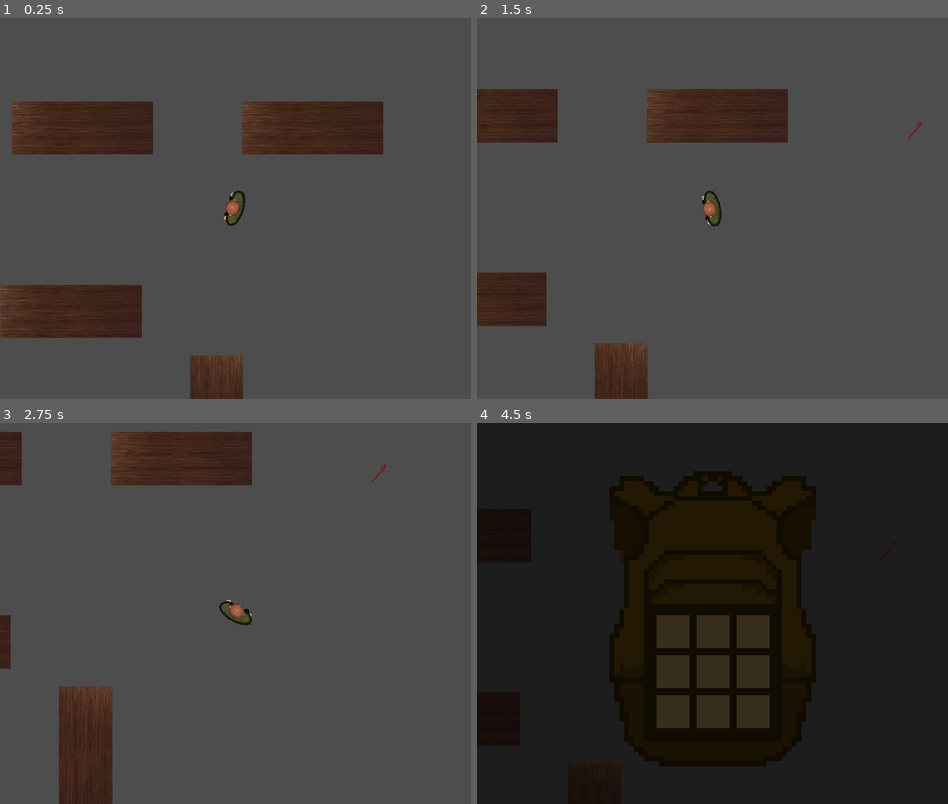
Above: before the commit, frames 1-4 (two rows, left to right).
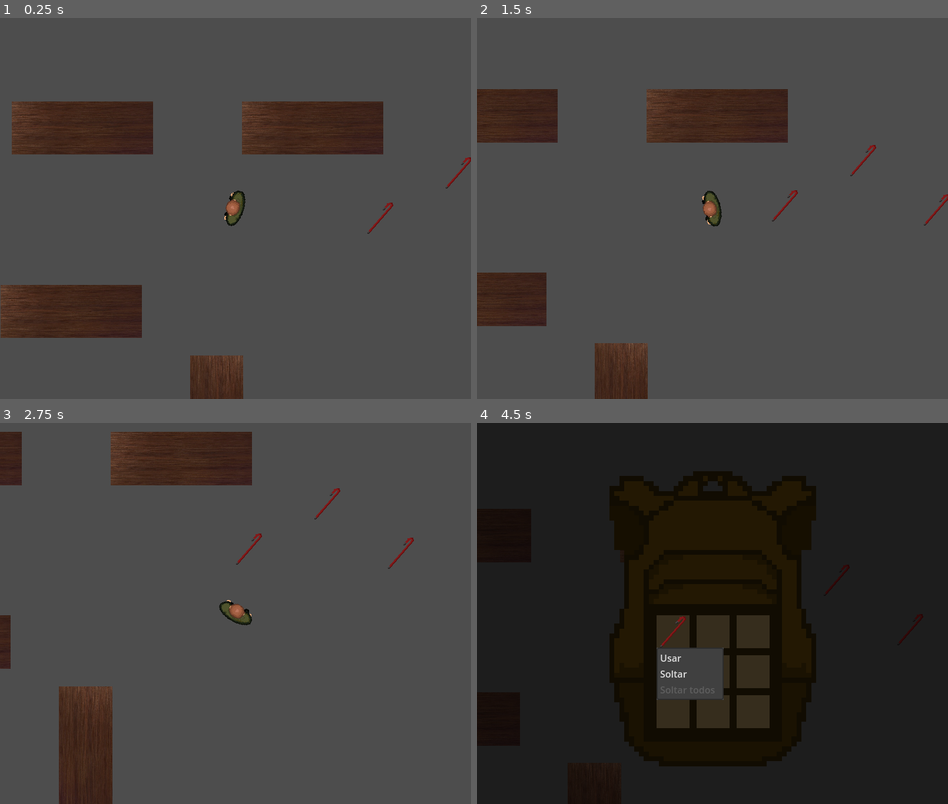
Above: after the commit, the same moments.

Repository: jmsanchezdiaz/boss-ipv-2024-e3.14cos
Game: Godot game, scene res://main.tscn
Two runs of this game, one before a commit and one after it. Both use one fixed random seed, a clock stepped at 60 frames per second and the inputs below.
Inputs (mouse positions are in pixels of both pictures, inside the frame that each line leads up to):
- Up to frame 1 (0.25 s): no input
- Up to frame 2 (1.5 s): move the mouse to (816, 189) at 0.52 s; hold D (move_right) 0.53-1.28 s; tap E (collect) at 0.6 s; move the mouse to (618, 227) at 1.27 s; hold S (move_down) from 1.28 s (still down); click (618, 227) at 1.35 s
- Up to frame 3 (2.75 s): tap E (collect) at 1.55, 2.1 s; move the mouse to (282, 529) at 2.02 s; release S (move_down) at 2.03 s; hold D (move_right) from 2.03 s (still down)
- Up to frame 4 (4.5 s): move the mouse to (688, 689) at 2.77 s; release D (move_right) at 2.78 s; hold W (move_up) 2.78-3.53 s; tap Shift (run) at 2.85 s; tap E (collect) at 3.05, 3.6 s; move the mouse to (853, 670) at 3.52 s; hold A (move_left) 3.53-4.25 s; tap I (inventory) at 4.15 s; click (674, 632) at 4.27 s

The runs differ from the first frame. In frame 1, 0.1% of the frame differs, in the area x 78-100%, y 36-57%; in frame 2, 0.2%; in frame 3, 0.2%; in frame 4, 1.9%, in the area x 38-53%, y 50-73%.
Error before the commit: Invalid call. Nonexistent function 'collect' in base 'Nil'. (res://entities/world/collectable_object.gd:15)

Commit message:
add whole functionality of inventory

Diff:
--- /dev/null
+++ b/entities/Player/inventory/inventory.gd
@@ -0,0 +1,54 @@
+extends Resource
+class_name Inventory
+
+signal update
+signal spawn
+
+@export var slots : Array[InventorySlot]
+
+var ui_open: bool = false
+var player: Node2D;
+
+func insert(item: InventoryItem):
+	var item_slots = slots.filter(func(slot): return slot.item == item)
+
+	if item_slots.is_empty():
+		var free_slots = slots.filter(func(slot): return slot.item == null)
+		if !free_slots.is_empty():
+			free_slots[0].item = item
+			free_slots[0].amount = 1
+	else:
+		item_slots[0].amount += 1;
+
+	update.emit()
+
+func drop(item: InventoryItem, should_spawn: bool = true):
+	var item_slots = slots.filter(func(slot): return slot.item == item)
+
+	if item_slots[0].amount == 1:
+		item_slots[0].item = null
+		item_slots[0].amount = 0
+	else:
+		item_slots[0].amount -= 1
+	if should_spawn: spawn.emit(item)
+	update.emit()
+
+func drop_all(item: InventoryItem):
+	var item_slots = slots.filter(func(slot): return slot.item == item)
+	var current_amount = 0;
+	if !item_slots.is_empty():
+		item_slots[0].item = null;
+		current_amount = item_slots[0].amount
+		item_slots[0].amount = 0;
+
+	for i in range(current_amount):
+		spawn.emit(item)
+
+	update.emit()
+
+func has(item_name: String):
+	return !slots.filter(func(slot): return slot.item != null and item_name == slot.item.name).is_empty();
+
+
+func set_player(_player: Node2D):
+	player= _player
--- a/entities/Player/inventory/inventory.tres
+++ b/entities/Player/inventory/inventory.tres
@@ -1,7 +1,7 @@
 [gd_resource type="Resource" script_class="Inventory" load_steps=12 format=3 uid="uid://wpifrwoc3fi1"]
 
-[ext_resource type="Script" path="res://inventory_slot.gd" id="2_kdtbg"]
-[ext_resource type="Script" path="res://inventory.gd" id="2_x3i57"]
+[ext_resource type="Script" path="res://entities/Player/inventory/inventory_slot.gd" id="2_kdtbg"]
+[ext_resource type="Script" path="res://entities/Player/inventory/inventory.gd" id="2_x3i57"]
 
 [sub_resource type="Resource" id="Resource_7yxo5"]
 script = ExtResource("2_kdtbg")
--- a/inventory_item.gd
+++ b/entities/Player/inventory/inventory_item.gd
@@ -4,3 +4,4 @@
 
 @export var name: String = ""
 @export var texture: Texture2D
+@export var action: Script
--- a/entities/Player/inventory/inventory_ui.gd
+++ b/entities/Player/inventory/inventory_ui.gd
@@ -3,13 +3,42 @@
 @onready var inv: Inventory = preload("res://entities/Player/inventory/inventory.tres")
 @onready var slots: Array = $NinePatchRect/GridContainer.get_children()
 
-
 var is_open: bool = false
 
 func _ready():
 	inv.update.connect(update_slots)
+	inv.spawn.connect(spawn_item)
+	connect_slots()
 	update_slots()
 	close()
+
+func spawn_item(item: InventoryItem):
+	var scene: PackedScene = load("res://entities/Player/inventory/items/"+ item.name +".tscn")
+	var object = scene.instantiate()
+	print(object)
+	var spr: Sprite2D = object.get_node("Sprite2D")
+	object.item = item
+	spr.texture = item.texture
+	if inv.player != null:
+		object.position = inv.player.global_position
+	get_tree().root.get_child(0).add_child(object)
+
+
+func connect_slots():
+	for i in range(slots.size()):
+		slots[i].drop.connect(_drop_item)
+		slots[i].drop_all.connect(_drop_items)
+		slots[i].use.connect(_use_item)
+
+func _drop_item(inv_item: InventoryItem):
+	inv.drop(inv_item)
+
+func _drop_items(inv_item: InventoryItem):
+	inv.drop_all(inv_item)
+
+func _use_item(inv_item: InventoryItem):
+	inv.drop(inv_item, false)
+	inv_item.action.call("heal_player", inv.player)
 
 func _process(_delta):
 	if Input.is_action_just_pressed("inventory"):
@@ -17,6 +46,8 @@
 			close()
 		else:
 			open()
+	if Input.is_action_just_pressed("escape"):
+		close()
 
 func update_slots():
 	for i in range(min(inv.slots.size(), slots.size())):
--- a/entities/Player/inventory/inventory_ui_slot.gd
+++ b/entities/Player/inventory/inventory_ui_slot.gd
@@ -2,13 +2,53 @@
 
 @onready var item_display: Sprite2D = $CenterContainer/Panel/item
 @onready var amount_text: Label = $CenterContainer/Panel/Label
+@onready var actions_menu: MenuButton = $CenterContainer/Panel/MenuButton
+
+var slot: InventorySlot
+
+signal drop
+signal drop_all
+signal use
+
+enum OPTIONS {
+	USE,
+	DROP,
+	DROP_ALL,
+}
+
+func _ready():
+	actions_menu.get_popup().id_pressed.connect(_on_item_selected)
+	actions_menu.get_popup().add_item("Usar", OPTIONS.USE)
+	actions_menu.get_popup().add_item("Soltar", OPTIONS.DROP)
+	actions_menu.get_popup().add_item("Soltar todos", OPTIONS.DROP_ALL)
+
+
+func _on_item_selected(id: int):
+	if !slot.item: return;
+	match id:
+		OPTIONS.USE:
+			use.emit(slot.item)
+		OPTIONS.DROP:
+			drop.emit(slot.item)
+		OPTIONS.DROP_ALL:
+			drop_all.emit(slot.item)
+
+
 
 func update(inv_slot: InventorySlot):
+	slot = inv_slot
 	if inv_slot.item:
-		amount_text.visible = inv_slot.amount > 1;
+		if inv_slot.amount > 1:
+			amount_text.visible = true;
+			actions_menu.get_popup().set_item_disabled(OPTIONS.DROP_ALL, false)
+		else:
+			actions_menu.get_popup().set_item_disabled(OPTIONS.DROP_ALL, true)
+
+		actions_menu.visible = true;
 		item_display.visible = true
 		amount_text.text = str(inv_slot.amount)
 		item_display.texture = inv_slot.item.texture;
 	else:
+		actions_menu.visible = false;
 		item_display.visible = false;
 		amount_text.visible = false;
--- a/entities/Player/inventory/inventory_ui_slot.tscn
+++ b/entities/Player/inventory/inventory_ui_slot.tscn
@@ -43,3 +43,10 @@
 offset_bottom = 31.0
 text = "1"
 horizontal_alignment = 2
+
+[node name="MenuButton" type="MenuButton" parent="CenterContainer/Panel"]
+layout_mode = 0
+offset_left = -27.0
+offset_top = -28.0
+offset_right = 28.0
+offset_bottom = 28.0
--- /dev/null
+++ b/entities/Player/inventory/items/bandage-action.gd
@@ -0,0 +1,5 @@
+extends Node
+
+static func heal_player(player: Player):
+	if player:
+		player.health += 10.0
--- /dev/null
+++ b/entities/Player/inventory/items/bandage.tres
@@ -0,0 +1,11 @@
+[gd_resource type="Resource" script_class="InventoryItem" load_steps=4 format=3 uid="uid://b33xsxo17nhdr"]
+
+[ext_resource type="Script" path="res://entities/Player/inventory/items/bandage-action.gd" id="1_ldjkf"]
+[ext_resource type="Script" path="res://entities/Player/inventory/inventory_item.gd" id="1_oe2ww"]
+[ext_resource type="Texture2D" uid="uid://byhk4wgq53rm4" path="res://assets/bandage.png" id="2_7xfrn"]
+
+[resource]
+script = ExtResource("1_oe2ww")
+name = "bandage"
+texture = ExtResource("2_7xfrn")
+action = ExtResource("1_ldjkf")
--- /dev/null
+++ b/entities/Player/inventory/items/bandage.tscn
@@ -0,0 +1,7 @@
+[gd_scene load_steps=3 format=3 uid="uid://c2o0kr8xieldc"]
+
+[ext_resource type="PackedScene" uid="uid://dsftjcrk265at" path="res://entities/world/collectable_object.tscn" id="1_dilnn"]
+[ext_resource type="Resource" uid="uid://b33xsxo17nhdr" path="res://entities/Player/inventory/items/bandage.tres" id="2_cxnkt"]
+
+[node name="Bandage" instance=ExtResource("1_dilnn")]
+item = ExtResource("2_cxnkt")
--- /dev/null
+++ b/entities/Player/inventory/items/crowbar.tres
@@ -0,0 +1,9 @@
+[gd_resource type="Resource" script_class="InventoryItem" load_steps=3 format=3 uid="uid://do34evfmejwar"]
+
+[ext_resource type="Script" path="res://entities/Player/inventory/inventory_item.gd" id="1_h72uo"]
+[ext_resource type="Texture2D" uid="uid://dhrkp7nq5u451" path="res://assets/crowbar.png" id="2_40go0"]
+
+[resource]
+script = ExtResource("1_h72uo")
+name = "crowbar"
+texture = ExtResource("2_40go0")
--- /dev/null
+++ b/entities/Player/inventory/items/crowbar.tscn
@@ -0,0 +1,11 @@
+[gd_scene load_steps=4 format=3 uid="uid://dp8dyaaojoki6"]
+
+[ext_resource type="PackedScene" uid="uid://dsftjcrk265at" path="res://entities/world/collectable_object.tscn" id="1_1gk35"]
+[ext_resource type="Resource" uid="uid://do34evfmejwar" path="res://entities/Player/inventory/items/crowbar.tres" id="2_jw6nh"]
+[ext_resource type="Texture2D" uid="uid://dhrkp7nq5u451" path="res://assets/crowbar.png" id="3_3fm2c"]
+
+[node name="Crowbar" instance=ExtResource("1_1gk35")]
+item = ExtResource("2_jw6nh")
+
+[node name="Sprite2D" parent="." index="1"]
+texture = ExtResource("3_3fm2c")
--- a/entities/Player/player.gd
+++ b/entities/Player/player.gd
@@ -31,12 +31,14 @@
 	ATTAKING
 }
 
+func _ready():
+	inventory.set_player(self)
 
 func _physics_process(delta: float) -> void:
 	if inventory.ui_open: return;
 	smoothed_mouse_pos = lerp(smoothed_mouse_pos, get_global_mouse_position(), 0.6)
 	rotation = position.angle_to_point(smoothed_mouse_pos)
-	#print("Estado: ", current_state)
+	print("Salud: ", health)
 	var input_vector = Input.get_vector("move_left", "move_right", "move_up", "move_down")
 	match current_state:
 		STATE.IDLE:
--- a/entities/world/collectable_object.gd
+++ b/entities/world/collectable_object.gd
@@ -2,16 +2,13 @@
 class_name CollectableObject
 
 @export var item: InventoryItem
+@onready var spr: Sprite2D
 
 var player_in_collecting_area: bool = false
 var target: Node2D;
 
-func _ready():
-	pass # Replace with function body.
-
-
 func _process(delta):
-	if Input.is_action_just_pressed("collect"):
+	if player_in_collecting_area and Input.is_action_just_pressed("collect"):
 		target.collect(item)
 		queue_free()
 
@@ -20,3 +17,10 @@
 	if body is not Player: return;
 	player_in_collecting_area = true
 	target = body
+
+
+
+func _on_body_exited(body):
+	if body is not Player: return;
+	player_in_collecting_area = false
+	target = null
--- a/entities/world/collectable_object.tscn
+++ b/entities/world/collectable_object.tscn
@@ -1,6 +1,7 @@
-[gd_scene load_steps=3 format=3 uid="uid://dsftjcrk265at"]
+[gd_scene load_steps=4 format=3 uid="uid://dsftjcrk265at"]
 
 [ext_resource type="Script" path="res://entities/world/collectable_object.gd" id="1_jlpkj"]
+[ext_resource type="Texture2D" uid="uid://byhk4wgq53rm4" path="res://assets/bandage.png" id="2_66kko"]
 
 [sub_resource type="CircleShape2D" id="CircleShape2D_q4o8m"]
 radius = 45.0444
@@ -13,6 +14,7 @@
 shape = SubResource("CircleShape2D_q4o8m")
 
 [node name="Sprite2D" type="Sprite2D" parent="."]
-scale = Vector2(0.296875, 0.296875)
+texture = ExtResource("2_66kko")
 
 [connection signal="body_entered" from="." to="." method="_on_body_entered"]
+[connection signal="body_exited" from="." to="." method="_on_body_exited"]
--- a/entities/world/crowbar.tscn
+++ b/entities/world/crowbar.tscn
@@ -1,7 +1,7 @@
-[gd_scene load_steps=5 format=3 uid="uid://c4p08je7fayh7"]
+[gd_scene load_steps=5 format=3 uid="uid://cipwf8sqn148t"]
 
 [ext_resource type="PackedScene" uid="uid://dsftjcrk265at" path="res://entities/world/collectable_object.tscn" id="1_3t8cq"]
-[ext_resource type="Script" path="res://inventory_item.gd" id="2_c0g6f"]
+[ext_resource type="Script" path="res://entities/Player/inventory/inventory_item.gd" id="2_c0g6f"]
 [ext_resource type="Texture2D" uid="uid://dhrkp7nq5u451" path="res://assets/crowbar.png" id="2_g0b4f"]
 
 [sub_resource type="Resource" id="Resource_aoan3"]
@@ -14,4 +14,3 @@
 
 [node name="Sprite2D" parent="." index="1"]
 scale = Vector2(0.570313, 0.570313)
-texture = ExtResource("2_g0b4f")
--- a/inventory.gd
+++ /dev/null
@@ -1,26 +0,0 @@
-extends Resource
-class_name Inventory
-
-signal update
-
-
-@export var slots : Array[InventorySlot]
-
-var ui_open: bool = false
-
-func insert(item: InventoryItem):
-	var item_slots = slots.filter(func(slot): return slot.item == item)
-
-	if item_slots.is_empty():
-		var free_slots = slots.filter(func(slot): return slot.item == null)
-		if !free_slots.is_empty():
-			free_slots[0].item = item
-			free_slots[0].amount = 1
-	else:
-		item_slots[0].amount += 1;
-
-	update.emit()
-
-
-func has(item_name: String):
-	return !slots.filter(func(slot): return slot.item != null and item_name == slot.item.name).is_empty();
--- a/main.tscn
+++ b/main.tscn
@@ -1,10 +1,11 @@
-[gd_scene load_steps=6 format=3 uid="uid://bnmm0kxknd4pw"]
+[gd_scene load_steps=7 format=3 uid="uid://bnmm0kxknd4pw"]
 
 [ext_resource type="PackedScene" uid="uid://3u862rxcxh83" path="res://entities/world/Desk.tscn" id="1_kua1b"]
 [ext_resource type="PackedScene" uid="uid://b03m6mbug7ngg" path="res://entities/Player/Player.tscn" id="2_1h6nk"]
 [ext_resource type="PackedScene" uid="uid://djba5um6gbc7k" path="res://entities/enemies/Zombie.tscn" id="3_gv0og"]
 [ext_resource type="PackedScene" uid="uid://b6ynng6353xjr" path="res://entities/Player/inventory/inventory_ui.tscn" id="4_eea6n"]
-[ext_resource type="PackedScene" uid="uid://c4p08je7fayh7" path="res://entities/world/crowbar.tscn" id="5_0jeox"]
+[ext_resource type="PackedScene" uid="uid://dp8dyaaojoki6" path="res://entities/Player/inventory/items/crowbar.tscn" id="5_hnx83"]
+[ext_resource type="PackedScene" uid="uid://c2o0kr8xieldc" path="res://entities/Player/inventory/items/bandage.tscn" id="6_ojqr0"]
 
 [node name="Main" type="Node"]
 
@@ -42,5 +43,20 @@
 [node name="Zombie" parent="." instance=ExtResource("3_gv0og")]
 position = Vector2(304, 607)
 
-[node name="CollectableObject" parent="." instance=ExtResource("5_0jeox")]
-position = Vector2(1092, 73)
+[node name="Crowbar" parent="." instance=ExtResource("5_hnx83")]
+position = Vector2(872, 202)
+
+[node name="Crowbar2" parent="." instance=ExtResource("5_hnx83")]
+position = Vector2(1005, 125)
+
+[node name="Crowbar3" parent="." instance=ExtResource("5_hnx83")]
+position = Vector2(1130, 209)
+
+[node name="CollectableObject" parent="." instance=ExtResource("6_ojqr0")]
+position = Vector2(1264, 97)
+
+[node name="CollectableObject2" parent="." instance=ExtResource("6_ojqr0")]
+position = Vector2(1426, 104)
+
+[node name="CollectableObject3" parent="." instance=ExtResource("6_ojqr0")]
+position = Vector2(1370, 188)
--- a/project.godot
+++ b/project.godot
@@ -66,6 +66,11 @@
 "events": [Object(InputEventKey,"resource_local_to_scene":false,"resource_name":"","device":-1,"window_id":0,"alt_press …(192 unchanged characters)…
 ]
 }
+escape={
+"deadzone": 0.5,
+"events": [Object(InputEventKey,"resource_local_to_scene":false,"resource_name":"","device":-1,"window_id":0,"alt_pressed":false,"shift_pressed":false,"ctrl_pressed":false,"meta_pressed":false,"pressed":false,"keycode":0,"physical_keycode":4194305,"key_label":0,"unicode":0,"location":0,"echo":false,"script":null)
+]
+}
 
 [rendering]
 
Binary file added: assets/bandage.png
Not shown, added: assets/bandage.png.import
Renamed: inventory_slot.gd -> entities/Player/inventory/inventory_slot.gd
